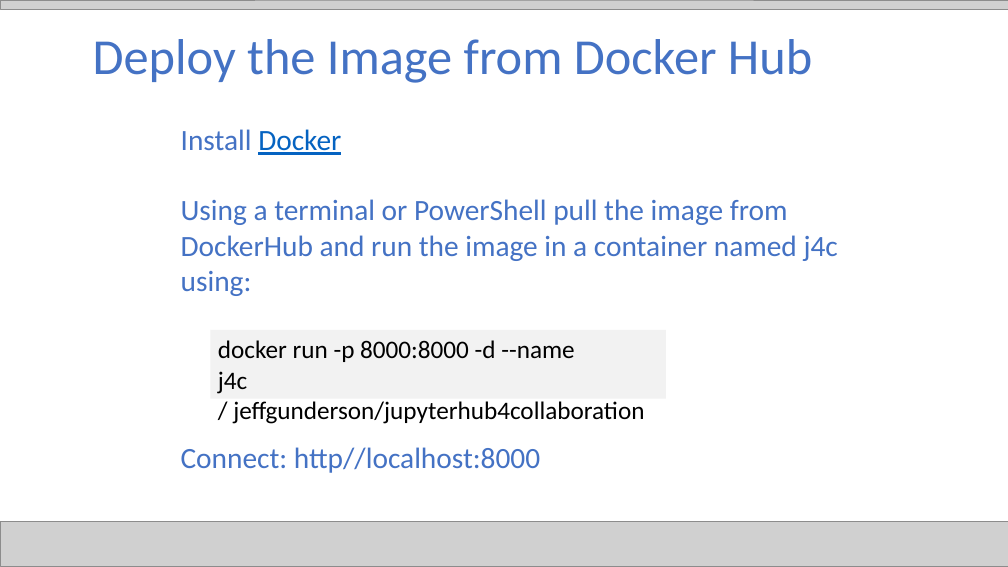
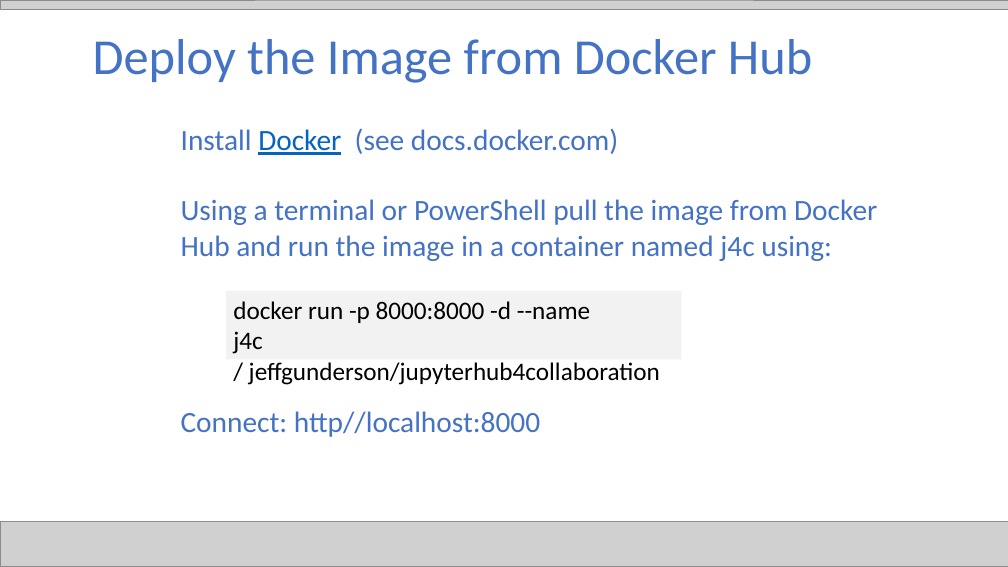
Before and after one commit to jgunderson/presentations, a slide deck: slide 15 of JupyterHub Collaboration.pptx (slide 14 before the commit). Drawn at 1008x567 pixels with LibreOffice and Linux fonts; fonts in the diff are those of the drawing; grey boxes stand for pictures. Boxes give left, top, right and bottom in pixels: in the first picture for what was removed or moved away, otherwise in the second. Text is boxed around its words. In the diff, an @@ line names an element or a change of style, - is before the commit and + after.

```diff
--- a/JupyterHub Collaboration.pptx
+++ b/JupyterHub Collaboration.pptx
@@ text at (181,128,877,261): text changed @@
-Install Docker
-Using a terminal or PowerShell pull the image from DockerHub and run the image in a container named j4c using:
+Install Docker (see docs.docker.com)
+Using a terminal or PowerShell pull the image from Docker Hub and run the image in a container named j4c using:
@@ rectangle "docker run -p 8000:8000 -d ...": place and size @@
-rectangle "docker run -p 8000:8000 -d ..." at (210,330,666,399)
+rectangle "docker run -p 8000:8000 -d ..." at (226,291,682,360)
```
Also in this commit, not shown: 13 other slides changed, 4 slides added, 1 slide removed.
